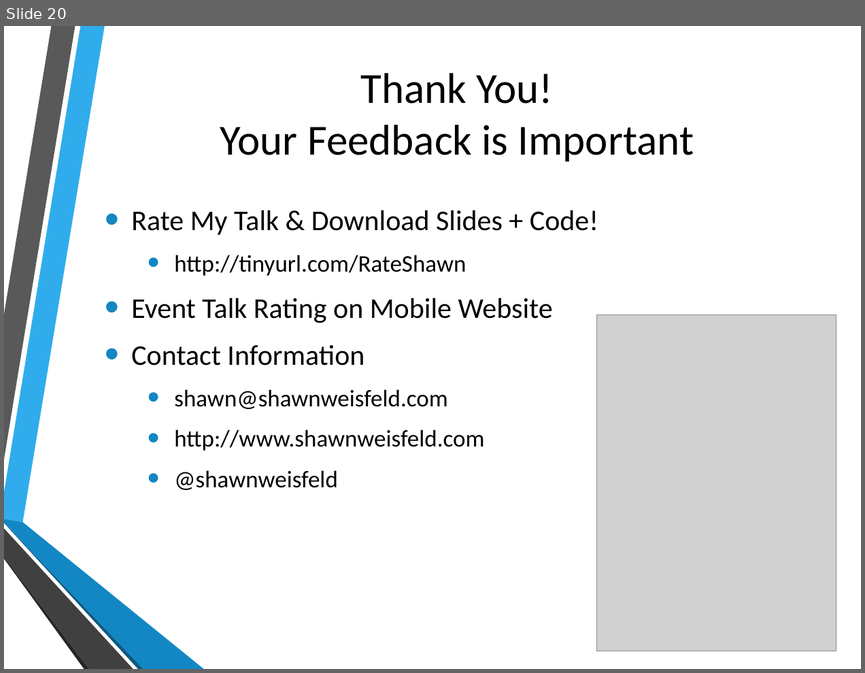
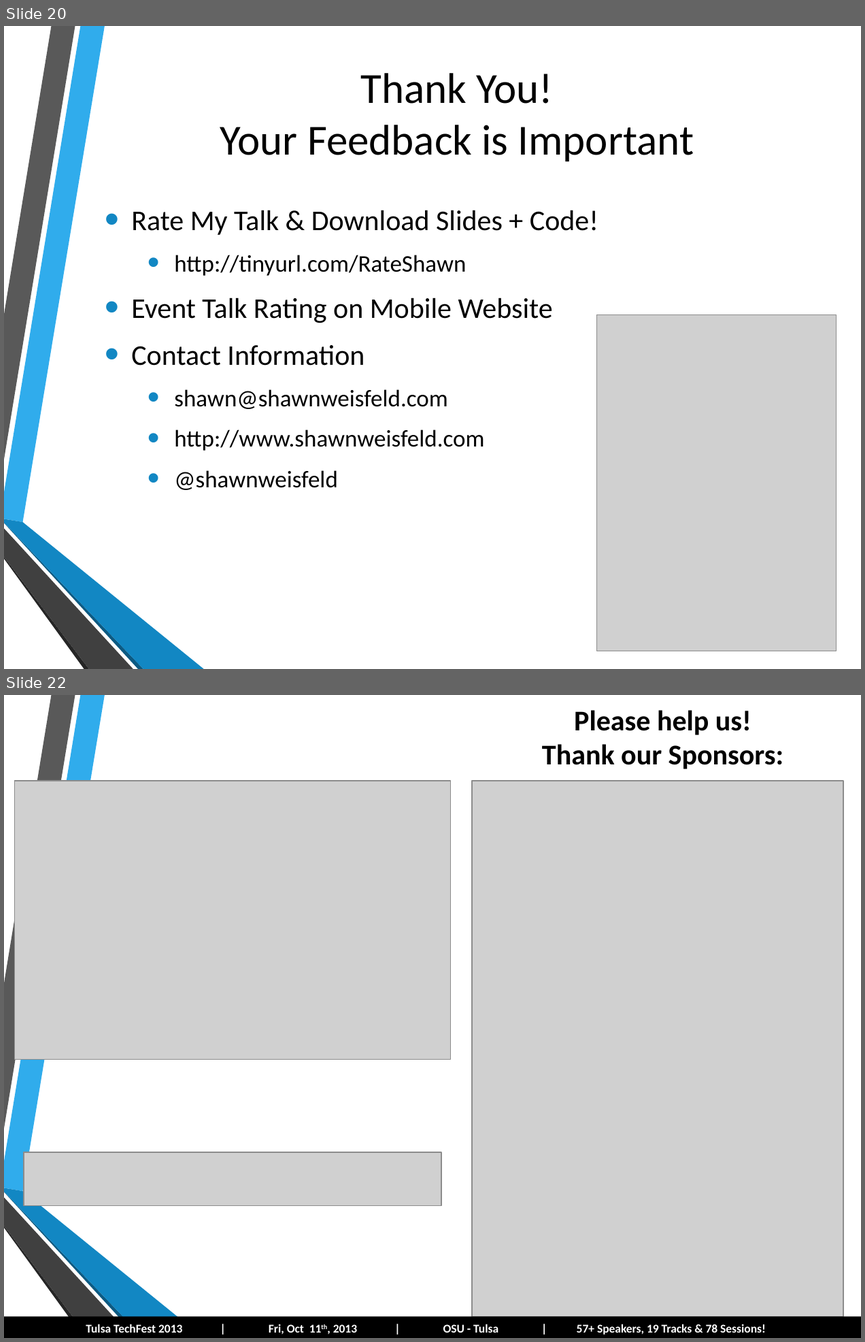
Before and after one commit to shawnweisfeld/20131011_TypeScript, a slide deck: 20131010_TypeScript.pptx. Shown one above the other, each under a label of ours: slide 20 before the commit, slides 20 and 22 after it; the slides between them are not shown. The pictures are 865x673 and 865x1342 pixels, drawn with LibreOffice and Linux fonts; fonts in the diff are those of the drawing; grey boxes stand for pictures; background and template pictures are left out. Boxes give left, top, right and bottom in pixels: in the first picture for what was removed or moved away, otherwise in the second. Text is boxed around its words. In the diff, an @@ line names an element or a change of style, - is before the commit and + after.

```diff
--- a/20131010_TypeScript.pptx
+++ b/20131010_TypeScript.pptx
@@ slide 22 added at <box>4,695,861,1338</box>, background picture (left out); not listed: 6 template elements that a slide beside it also shows @@
@@ text added at <box>542,710,783,769</box>, 24 pt, text #000000, bold @@
+Please help us!
+Thank our Sponsors:
@@ picture added at <box>14,781,449,1059</box> @@
@@ picture added at <box>472,781,843,1317</box> @@
@@ picture added at <box>24,1152,442,1205</box> @@
@@ rectangle added at <box>4,1317,861,1338</box>, fill #000000, 10 pt, text #FFFFFF, bold @@
+Tulsa TechFest 2013 | Fri, Oct 11th, 2013 | OSU - Tulsa | 57+ Speakers, 19 Tracks & 78 Sessions!
```
Also in this commit, not shown: 1 slide changed, 2 other slides added, 1 slide removed.
